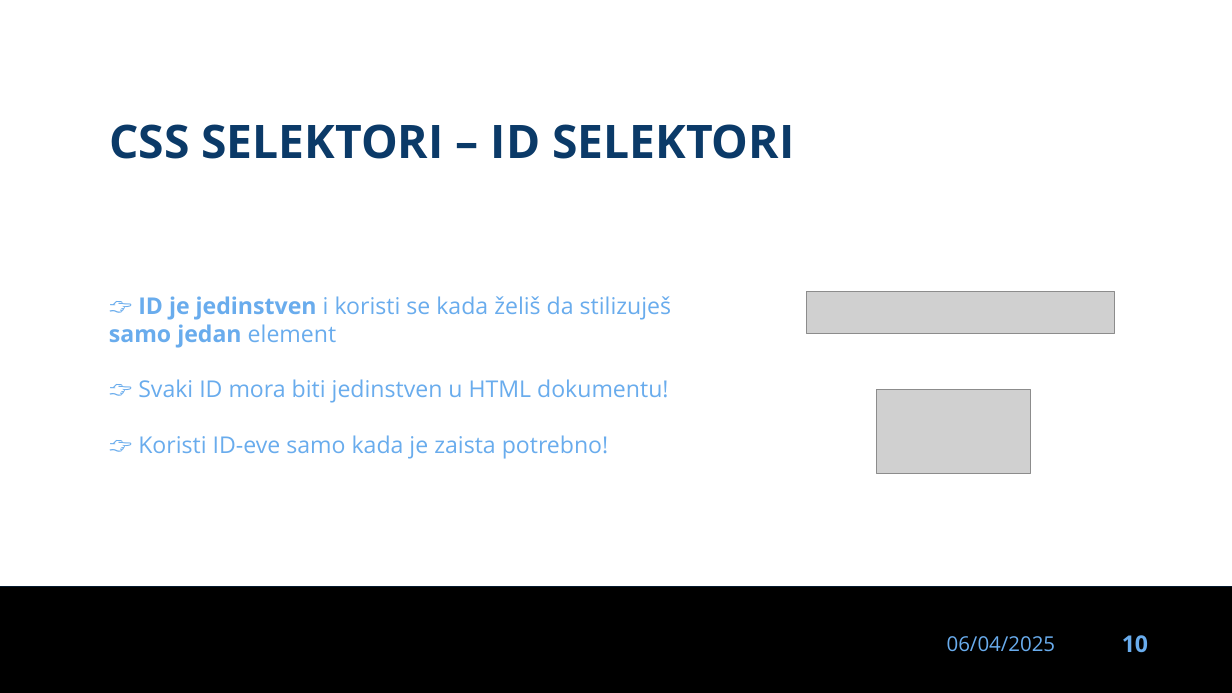
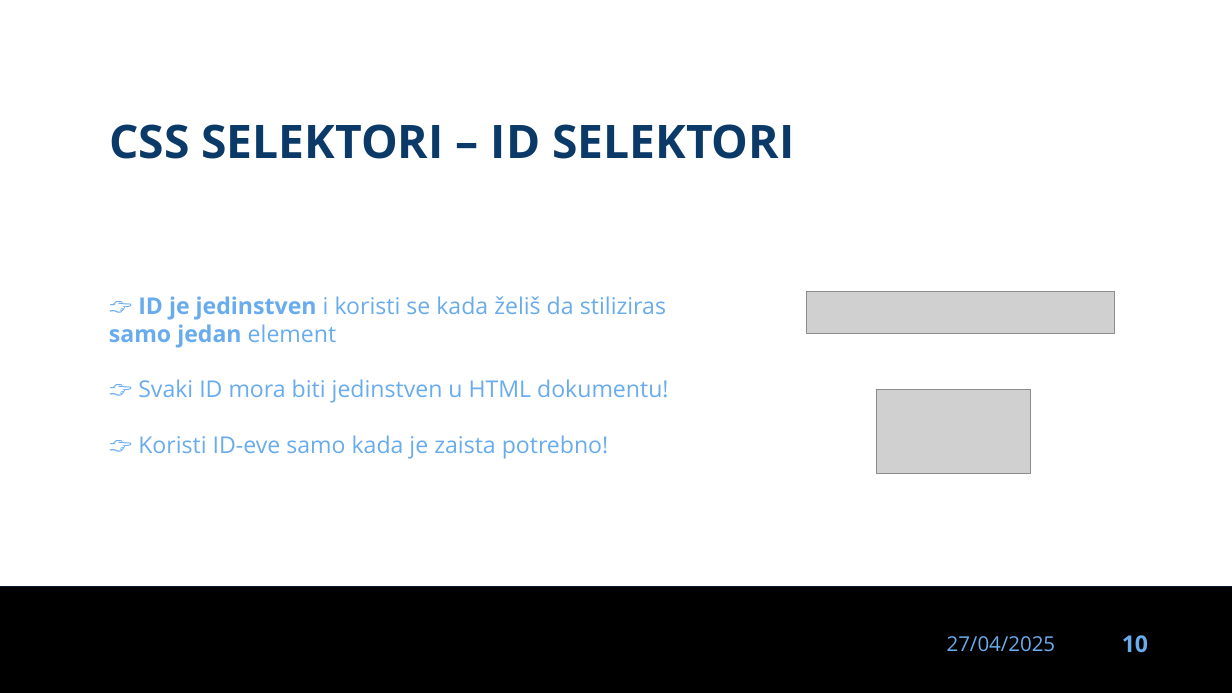
Before and after one commit to dinoDuvnjak/CTK, a slide deck: slide 10 of Bootcamp/css-uvod/css-uvod.pptx. Drawn at 1232x693 pixels with LibreOffice and Linux fonts; fonts in the diff are those of the drawing; grey boxes stand for pictures; background and template pictures are left out. Boxes give left, top, right and bottom in pixels: in the first picture for what was removed or moved away, otherwise in the second. Text is boxed around its words. In the diff, an @@ line names an element or a change of style, - is before the commit and + after.

```diff
--- a/Bootcamp/css-uvod/css-uvod.pptx
+++ b/Bootcamp/css-uvod/css-uvod.pptx
@@ text at (109, 296, 666, 348): text changed @@
-👉 ID je jedinstven i koristi se kada želiš da stilizuješ samo jedan element
+👉 ID je jedinstven i koristi se kada želiš da stiliziras samo jedan element
@@ text at (947, 636, 1056, 652): text changed @@
-06/04/2025
+27/04/2025
```
Also in this commit, not shown: 34 other slides changed, 3 slides added, 8 other files.
